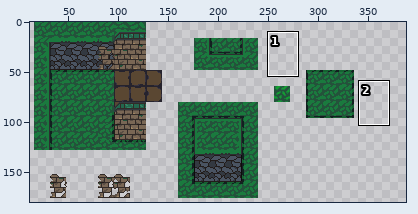
A sprite sheet gets an edit: Assets/Images/OutsideTileset.png. Above, an overview of the earlier version with the close-up marked.
Close-up. Before the commit:
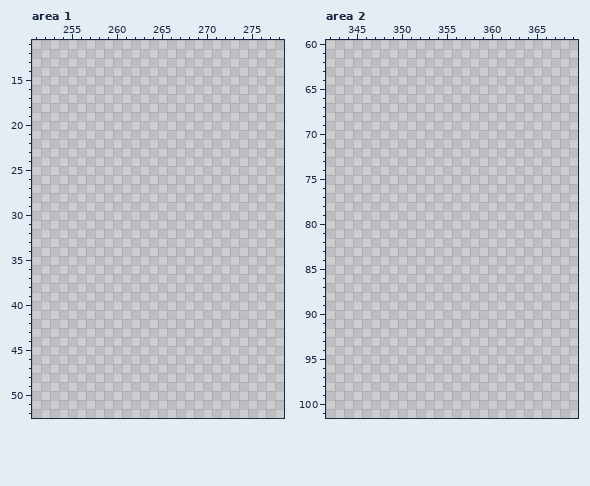
The file is 448x192 pixels. Shown: area 1: x 251..278, y 11..52; area 2: x 342..369, y 60..101. The wide view leaves out empty margins. The commit also changed other parts of the picture, which this record leaves out.
Palette (. is transparent): 
The result:
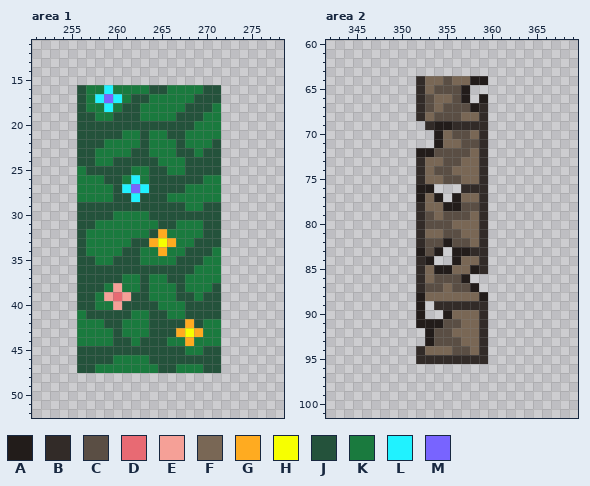
Colours new in this view: A #221c1a  B #322b28  C #5a4e44  D #e86a73  E #f5a097  F #796755  G #ffab20  H #f7ff00  J #24523b  K #1a7a3e  L #20f2ff  M #7864ff
Diff:
Changed rows in their new state; - is an unchanged pixel.
Area 1:
first column x 256:
16 JKKLKKKKJJKKKKJJ
17 JKLMLKJJKKKKKJJJ
18 JKKLKJJKKKKKJJJK
19 JJKKJJJKKKKJJJKK
20 JJJJJJJJJJJJJKKK
21 JJJJJKKJKKJJKKKK
22 JJJKKKKJKKKJKKKJ
23 JJKKKKJJKKKJJKJJ
24 JJKKJJJJJKKKJJJJ
25 KJJJJJKKJJKKJJJJ
26 KKKJJKLKJJJJJJKK
27 KKKKJLMLJJJJKKKK
28 KKKKJJLJJJKKKKKK
29 JJJJJJJJJJJJKKJJ
30 JJJJKKKKJJJJJJJJ
31 JJKKKKKKKJJKKKJJ
32 JKKKKKKKJGKKKKJJ
33 JKKKKKJJGHGKKJJJ
34 JKKKKJJKKGKKJJJK
35 JJKKJJJKKKKJJJKK
36 JJJJJJJJJJJJJKKK
37 JJJJJKKJKKJJKKKK
38 JJJKEKKJKKKJKKKJ
39 JJKEDEJJKKKJJKJJ
40 JJKKEJJJJKKKJJJJ
41 KJJJJJKKJJKKJJJJ
42 KKKJJKKKJJJJGJKK
43 KKKKJKKKJJJGHGKK
44 KKKKJJKJJJKKGKKK
45 JJJJJJJJJJJJKKJJ
46 JJJJKKKKJJJJJJJJ
47 JJKKKKKKKJJKKKJJ
Area 2:
first column x 352:
 64 BFFCFFAA
 65 BFCCCA--
 66 BCFFCA-A
 67 BCFCCCAB
 68 BFCCCFFB
 69 -BAABBBB
 70 --AFCCFB
 71 --AFFCCB
 72 AACCCCFB
 73 BFFCCFFB
 74 BFCCFFFB
 75 BFFCCFFB
 76 AA---BBB
 77 AFA-AFFB
 78 BFFAACCB
 79 BCFCCCFB
 80 BCCCFFFB
 81 BFFCCFFB
 82 BCCACCFB
 83 ACA-AABB
 84 BA--AFFB
 85 BFAAFFAB
 86 BFCCCA--
 87 BCCFCCA-
 88 AFFFFFFA
 89 A-BBBBBB
 90 A--AFFFB
 91 AAACCFFB
 92 -ACCFFFB
 93 -ACCCFFB
 94 BFFFCCFB
 95 BBBBBBBB
Pixel boxes of the changes (left, top, right, bottom) in both close-ups:
added: (77, 85, 221, 373)
added: (416, 76, 488, 364)
